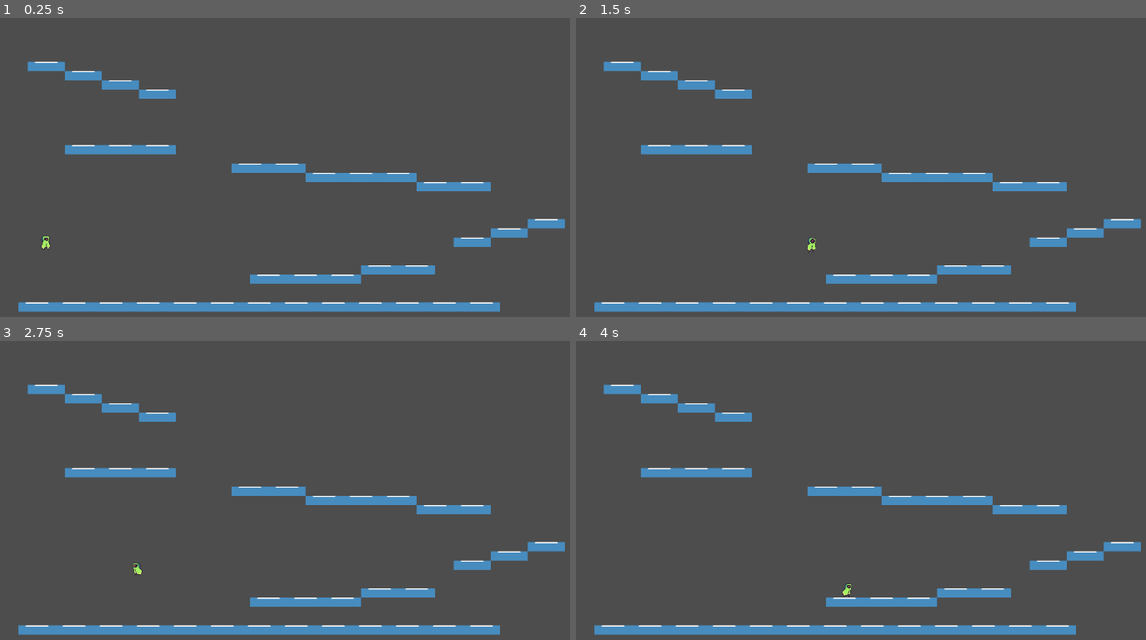
Above: before the commit, frames 1-4 (two rows, left to right).
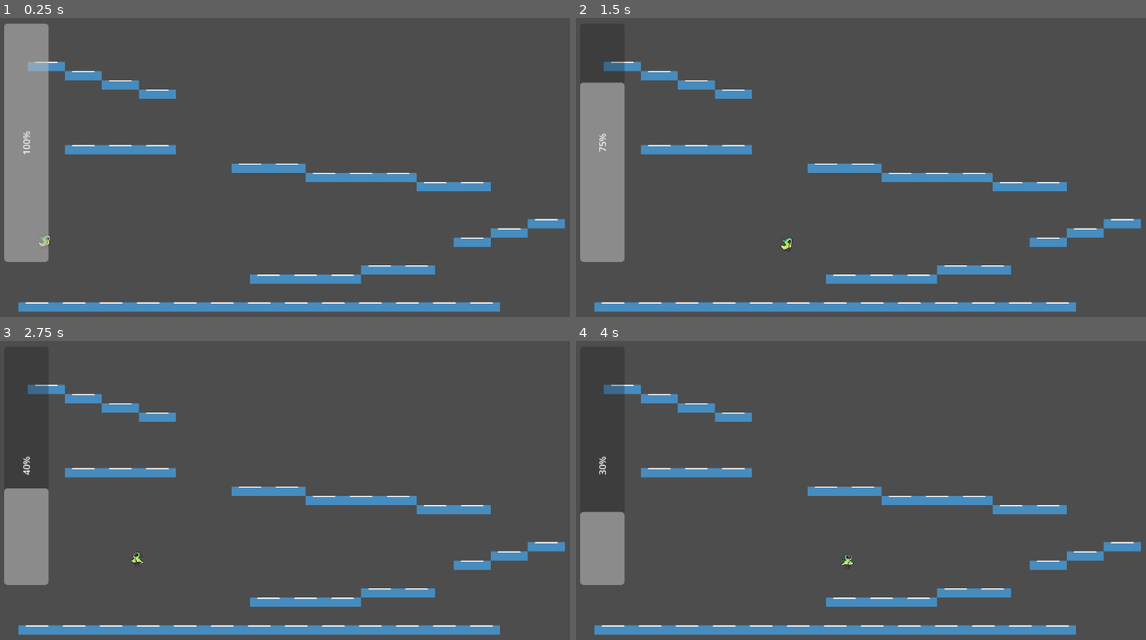
Above: after the commit, the same moments.

Repository: DaqCode/TakeCircuit
Game: Godot game, scene res://scene/test.tscn
The game is run twice, just before and just after one commit, with the same random seed, the same clock (stepped at 60 frames per second) and the same inputs. The engine's default icon, where the game draws it, is replaced by a stand-in: a white triangle on a blue panel in a dark square.
Inputs (mouse positions are in pixels of both pictures, inside the frame that each line leads up to):
- Up to frame 1 (0.25 s): no input
- Up to frame 2 (1.5 s): move the mouse to (1054, 185) at 0.52 s; hold D (right) from 0.53 s (still down); click (1054, 185) at 0.6 s; tap Space (jump) at 0.77, 0.8, 1.07, 1.35 s; move the mouse to (775, 221) at 1.27 s
- Up to frame 3 (2.75 s): tap Space (jump) at 1.52, 1.82, 2.3 s; click (199, 544) at 1.55 s; move the mouse to (399, 442) at 2.02 s; release D (right) at 2.03 s; hold A (left) from 2.03 s (still down); click (399, 442) at 2.1 s
- Up to frame 4 (4 s): tap Enter at 2.75 s; move the mouse to (878, 601) at 2.77 s; release A (left) at 2.78 s; hold D (right) from 2.78 s (still down); click (878, 601) at 2.85 s; tap Space (jump) at 3.02, 3.32, 3.6, 3.77 s; move the mouse to (1111, 583) at 3.52 s

The runs differ from the first frame. In frame 1, 6.2% of the frame differs, in the area x 0-9%, y 1-82%; in frame 2, 4.9%; in frame 3, 2.8%; in frame 4, 2.2%.

Commit message:
Dash and small other ideas created

Diff:
--- /dev/null
+++ b/new-game-project/scene/UI/progress_bar.tscn
@@ -0,0 +1,21 @@
+[gd_scene load_steps=2 format=3 uid="uid://bgbqse4drf67p"]
+
+[ext_resource type="Script" path="res://script/UI/progress_bar.gd" id="1_3bbwr"]
+
+[node name="ProgressBar" type="Control"]
+layout_mode = 3
+anchors_preset = 15
+anchor_right = 1.0
+anchor_bottom = 1.0
+grow_horizontal = 2
+grow_vertical = 2
+script = ExtResource("1_3bbwr")
+
+[node name="PoisonBar" type="ProgressBar" parent="."]
+layout_mode = 0
+offset_left = 26.0
+offset_top = 430.0
+offset_right = 438.0
+offset_bottom = 507.0
+rotation = -1.5708
+value = 100.0
--- a/new-game-project/scene/characters/mortis.tscn
+++ b/new-game-project/scene/characters/mortis.tscn
@@ -1,17 +1,28 @@
-[gd_scene load_steps=15 format=3 uid="uid://cg6r1eabd0pt2"]
+[gd_scene load_steps=26 format=3 uid="uid://cg6r1eabd0pt2"]
 
 [ext_resource type="Script" path="res://script/character/mortis/mortis.gd" id="1_3ldrt"]
 [ext_resource type="Texture2D" uid="uid://b0q3j34tatuhy" path="res://resource/art/characters/mortis/idle/MortisIdle0000.png" id="1_tmc61"]
 [ext_resource type="Texture2D" uid="uid://bqo4xq2m1hvaq" path="res://resource/art/characters/mortis/idle/MortisIdle0001.png" id="2_d3a4c"]
+[ext_resource type="Texture2D" uid="uid://cpq7pxky05exo" path="res://resource/art/characters/mortis/dash/MortDash0000.png" id="2_ngtqj"]
+[ext_resource type="Texture2D" uid="uid://bco4jwu3du3wl" path="res://resource/art/characters/mortis/fall/MortFall.png" id="2_wvfft"]
 [ext_resource type="Texture2D" uid="uid://c8bljfw50jhl8" path="res://resource/art/characters/mortis/idle/MortisIdle0002.png" id="3_hi5no"]
+[ext_resource type="Texture2D" uid="uid://cve4m2wbaqen2" path="res://resource/art/characters/mortis/dash/MortDash0001.png" id="3_nvuck"]
 [ext_resource type="Texture2D" uid="uid://dq2l78s0umkc0" path="res://resource/art/characters/mortis/idle/MortisIdle0003.png" id="4_0y81y"]
+[ext_resource type="Texture2D" uid="uid://cnx67e43bdrxe" path="res://resource/art/characters/mortis/dash/MortDash0002.png" id="4_yeqhn"]
+[ext_resource type="Texture2D" uid="uid://cua15itewhfev" path="res://resource/art/characters/mortis/dash/MortDash0003.png" id="5_6tbet"]
 [ext_resource type="Texture2D" uid="uid://bi1hdebpeorfe" path="res://resource/art/characters/mortis/idle/MortisIdle0004.png" id="5_653ew"]
+[ext_resource type="Texture2D" uid="uid://bylpk80ylxwn0" path="res://resource/art/characters/mortis/dash/MortDash0004.png" id="6_0a3ys"]
 [ext_resource type="Texture2D" uid="uid://b1ne61ww47q0t" path="res://resource/art/characters/mortis/idle/MortisIdle0006.png" id="6_fofdc"]
 [ext_resource type="Texture2D" uid="uid://bp1st7fgwfjlc" path="res://resource/art/characters/mortis/run/MortisRun0000.png" id="7_aalgu"]
+[ext_resource type="Texture2D" uid="uid://bwemq75d0xlea" path="res://resource/art/characters/mortis/dash/MortDash0005.png" id="7_eto43"]
 [ext_resource type="Texture2D" uid="uid://dembo4gascokr" path="res://resource/art/characters/mortis/jump/MortJump.png" id="7_ppjfb"]
+[ext_resource type="Texture2D" uid="uid://d1iui5p5vi0p8" path="res://resource/art/characters/mortis/dash/MortDash0006.png" id="8_4ayh3"]
 [ext_resource type="Texture2D" uid="uid://bdcoiwlvbhtgs" path="res://resource/art/characters/mortis/run/MortisRun0001.png" id="8_mh6mj"]
+[ext_resource type="Texture2D" uid="uid://c7tq4lqqnq2nm" path="res://resource/art/characters/mortis/dash/MortDash0007.png" id="9_4pmje"]
 [ext_resource type="Texture2D" uid="uid://cmghajvclqdh1" path="res://resource/art/characters/mortis/run/MortisRun0002.png" id="9_dvagi"]
 [ext_resource type="Texture2D" uid="uid://dyngfw0ykvrr1" path="res://resource/art/characters/mortis/run/MortisRun0003.png" id="10_1618l"]
+[ext_resource type="Texture2D" uid="uid://whgfscsavvg3" path="res://resource/art/characters/mortis/dash/MortDash0008.png" id="10_uqgam"]
+[ext_resource type="Texture2D" uid="uid://erqpfp5ulxu7" path="res://resource/art/characters/mortis/dash/MortDash0009.png" id="11_aoal2"]
 
 [sub_resource type="RectangleShape2D" id="RectangleShape2D_v3sai"]
 size = Vector2(14.5, 25.5)
@@ -23,12 +34,50 @@
 "name": &"Damage",
 "speed": 5.0
 }, {
+"frames": [{
+"duration": 1.0,
+"texture": ExtResource("2_ngtqj")
+}, {
+"duration": 1.0,
+"texture": ExtResource("3_nvuck")
+}, {
+"duration": 1.0,
+"texture": ExtResource("4_yeqhn")
+}, {
+"duration": 1.0,
+"texture": ExtResource("5_6tbet")
+}, {
+"duration": 1.0,
+"texture": ExtResource("6_0a3ys")
+}, {
+"duration": 1.0,
+"texture": ExtResource("7_eto43")
+}, {
+"duration": 1.0,
+"texture": ExtResource("8_4ayh3")
+}, {
+"duration": 1.0,
+"texture": ExtResource("9_4pmje")
+}, {
+"duration": 1.0,
+"texture": ExtResource("10_uqgam")
+}, {
+"duration": 1.0,
+"texture": ExtResource("11_aoal2")
+}],
+"loop": false,
+"name": &"Dash",
+"speed": 24.0
+}, {
 "frames": [],
 "loop": true,
 "name": &"Death",
 "speed": 5.0
 }, {
-"frames": [],
+"frames": [{
+"duration": 1.0,
+"texture": ExtResource("2_wvfft")
+}],
 "loop": true,
 "name": &"Fall",
 "speed": 5.0
@@ -96,8 +145,9 @@
 
 [node name="MortisAnimations" type="AnimatedSprite2D" parent="."]
 sprite_frames = SubResource("SpriteFrames_kcrgs")
-animation = &"Idle"
-autoplay = "Idle"
+animation = &"Dash"
+frame = 9
+frame_progress = 1.0
 
 [node name="MortisArea" type="Area2D" parent="."]
 
--- a/new-game-project/scene/test.tscn
+++ b/new-game-project/scene/test.tscn
@@ -1,7 +1,8 @@
-[gd_scene load_steps=5 format=3 uid="uid://cilungqen1wwe"]
+[gd_scene load_steps=6 format=3 uid="uid://cilungqen1wwe"]
 
 [ext_resource type="Texture2D" uid="uid://dtrc2lemhltn1" path="res://icon.svg" id="1_70vdq"]
 [ext_resource type="PackedScene" uid="uid://cg6r1eabd0pt2" path="res://scene/characters/mortis.tscn" id="1_sckn2"]
+[ext_resource type="PackedScene" uid="uid://bgbqse4drf67p" path="res://scene/UI/progress_bar.tscn" id="3_oe8qy"]
 
 [sub_resource type="TileSetAtlasSource" id="TileSetAtlasSource_rnr6b"]
 texture = ExtResource("1_70vdq")
@@ -27,3 +28,9 @@
 
 [node name="Mortis" parent="." instance=ExtResource("1_sckn2")]
 position = Vector2(78, 363)
+
+[node name="ProgressBar" parent="." instance=ExtResource("3_oe8qy")]
+offset_left = -19.0
+offset_top = -4.0
+offset_right = -19.0
+offset_bottom = -4.0
--- /dev/null
+++ b/new-game-project/script/UI/progress_bar.gd
@@ -0,0 +1,14 @@
+extends Control
+
+func _ready() -> void:
+	# Assumes you have a ProgressBar node as a child named "PoisonBar".
+	Global.connect("poison_changed", Callable( self, "_on_poison_changed"))
+	Global.connect("player_died", Callable(self, "_on_player_died"))
+
+func _on_poison_changed(current: float, max: float) -> void:
+	var poison_bar = $PoisonBar
+	poison_bar.value = (current / max) * poison_bar.max_value
+
+func _on_player_died() -> void:
+	print("Player has died – Game Over!")
+	# Here you could trigger a game over screen or restart the level.
--- a/new-game-project/script/character/mortis/mortis.gd
+++ b/new-game-project/script/character/mortis/mortis.gd
@@ -5,68 +5,98 @@
 @export var jump_speed: float = -400.0
 @export var dash_speed: float = 500.0
 @export var gravity: float = 800.0
+@export var coyote_time_max: float = 0.2  # Grace period for coyote jump in seconds
 
 var can_dash: bool = true
+var is_dashing: bool = false
+
 var dash_direction: int = 1
+
+# Timer for coyote jump (not a Node; just a float)
+var coyote_time: float = 0.25
 
 @onready var mortis_animation := $MortisAnimations
 
 func _physics_process(delta: float) -> void:
-    var input_direction: Vector2 = Vector2.ZERO
+	var input_direction: Vector2 = Vector2.ZERO
 
-    # Basic horizontal movement
-    if Input.is_action_pressed("left"):
-        input_direction.x -= 1
-        mortis_animation.flip_h = true
-        mortis_animation.play("Run")
-    elif Input.is_action_pressed("right"):
-        input_direction.x += 1
-        mortis_animation.flip_h = false
-        mortis_animation.play("Run")
-    else:
-        mortis_animation.play("Idle")
+	# Basic horizontal movement
+	if Input.is_action_pressed("left") and not is_dashing:
+		input_direction.x -= 1
+		mortis_animation.flip_h = true
+		mortis_animation.play("Run")
 
-    input_direction = input_direction.normalized()
-    velocity.x = input_direction.x * speed
+	elif Input.is_action_pressed("right") and not is_dashing:
+		input_direction.x += 1
+		mortis_animation.flip_h = false
+		mortis_animation.play("Run")
 
-    # Apply gravity if not on the floor.
-    if not is_on_floor():
-        velocity.y += gravity * delta
-    else:
-        # Reset vertical speed when on the ground.
-        velocity.y = 0
+	else:
+		mortis_animation.play("Idle")
 
-    # Jump (only if on the floor)
-    if Input.is_action_just_pressed("jump") and is_on_floor():
-        mortis_animation.play("Jump")
-        velocity.y = jump_speed
-        # Jumping costs poison.
-        Global.apply_poison_damage(10)
+	input_direction = input_direction.normalized()
+	velocity.x = input_direction.x * speed
 
-    # Dash (can be used only if not on cooldown)
-    if Input.is_action_just_pressed("dash") and can_dash:
-        # Determine dash direction based on input.
-        if input_direction.x < 0:
-            dash_direction = -17
-        elif input_direction.x > 0:
-            dash_direction = 17
+	if is_on_floor():
+		coyote_time = coyote_time_max
+	else:
+		coyote_time = max(coyote_time - delta, 0)
 
-        # Apply the dash impulse immediately. Remove * delta.
-        velocity.x = dash_direction * dash_speed
-        can_dash = false
-        # Dashing costs more poison.
-        Global.apply_poison_damage(15)
-        $DashTimer.start()
+	if not is_on_floor():
+		velocity.y += gravity * delta
+	else:
+		velocity.y = 0
 
-    # Perform movement.
-    move_and_slide()
+	if Input.is_action_just_pressed("jump") and (is_on_floor() or coyote_time > 0):
+		velocity.y = jump_speed
+		coyote_time = 0
+		Global.apply_poison_damage(10)
 
-# Called when the DashTimer times out.
+	if not is_on_floor():
+		if velocity.y < 0:
+			mortis_animation.play("Jump")
+		elif velocity.y > 0:
+			mortis_animation.play("Fall")
+
+	if Input.is_action_just_pressed("dash") and can_dash and not is_dashing:
+		input_direction= Vector2.ZERO
+
+		# Basic horizontal movement
+		if Input.is_action_pressed("left"):
+			input_direction.x -= 1
+		elif Input.is_action_pressed("right"):
+			input_direction.x += 1
+
+		can_dash = false
+		is_dashing = true
+
+		if input_direction.x < 0:
+			dash_direction = -12
+			Global.apply_poison_damage(15)
+		elif input_direction.x > 0:
+			dash_direction = 12
+			Global.apply_poison_damage(15)
+		else:
+			print("NO input, no dashing")
+			dash_direction = 0
+			pass
+
+		velocity.x = dash_direction * dash_speed
+		if velocity.y > 0:
+			velocity.y = 0
+
+		is_dashing = false
+
+		$DashTimer.start()
+
+
+	move_and_slide()
+
+
 func _on_dash_timer_timeout() -> void:
-    can_dash = true
+	can_dash = true
+	is_dashing = false
 
-# Called when you take damage from an enemy or hazard.
-# 'knockback' is a Vector2 that adds a force on top of your current velocity.
 func take_damage(amount: float, knockback: Vector2) -> void:
-    Global.apply_poison_damage(amount)
-    velocity += knockback
+	Global.apply_poison_damage(amount)
+	velocity += knockback
Binary file added: new-game-project/resource/art/characters/mortis/dash/MortDash0000.png
Not shown, added: new-game-project/resource/art/characters/mortis/dash/MortDash0000.png.import
Binary file added: new-game-project/resource/art/characters/mortis/dash/MortDash0001.png
Not shown, added: new-game-project/resource/art/characters/mortis/dash/MortDash0001.png.import
Binary file added: new-game-project/resource/art/characters/mortis/dash/MortDash0002.png
Not shown, added: new-game-project/resource/art/characters/mortis/dash/MortDash0002.png.import
Binary file added: new-game-project/resource/art/characters/mortis/dash/MortDash0003.png
Not shown, added: new-game-project/resource/art/characters/mortis/dash/MortDash0003.png.import
Binary file added: new-game-project/resource/art/characters/mortis/dash/MortDash0004.png
Not shown, added: new-game-project/resource/art/characters/mortis/dash/MortDash0004.png.import
Binary file added: new-game-project/resource/art/characters/mortis/dash/MortDash0005.png
Not shown, added: new-game-project/resource/art/characters/mortis/dash/MortDash0005.png.import
(and 10 more such lines)
